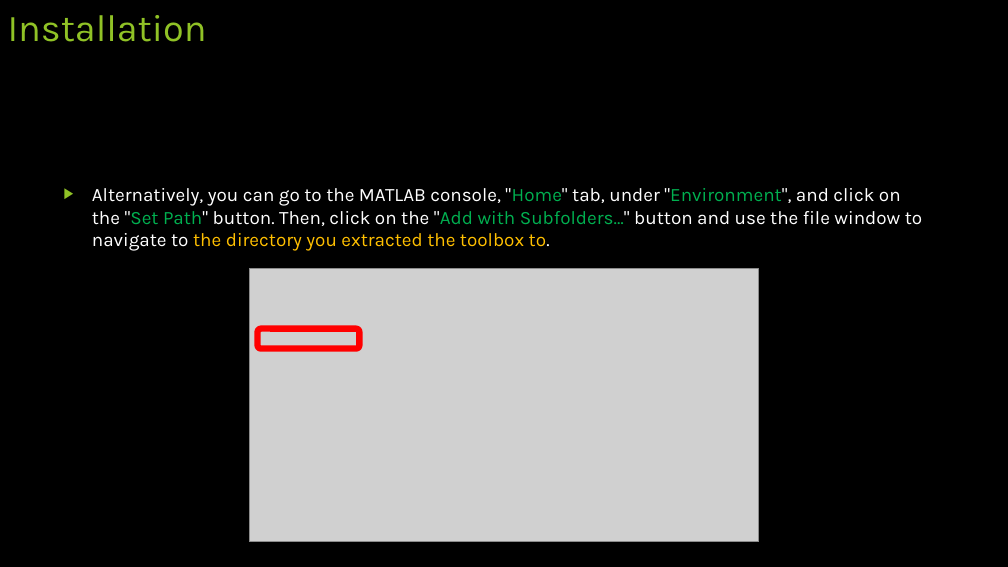
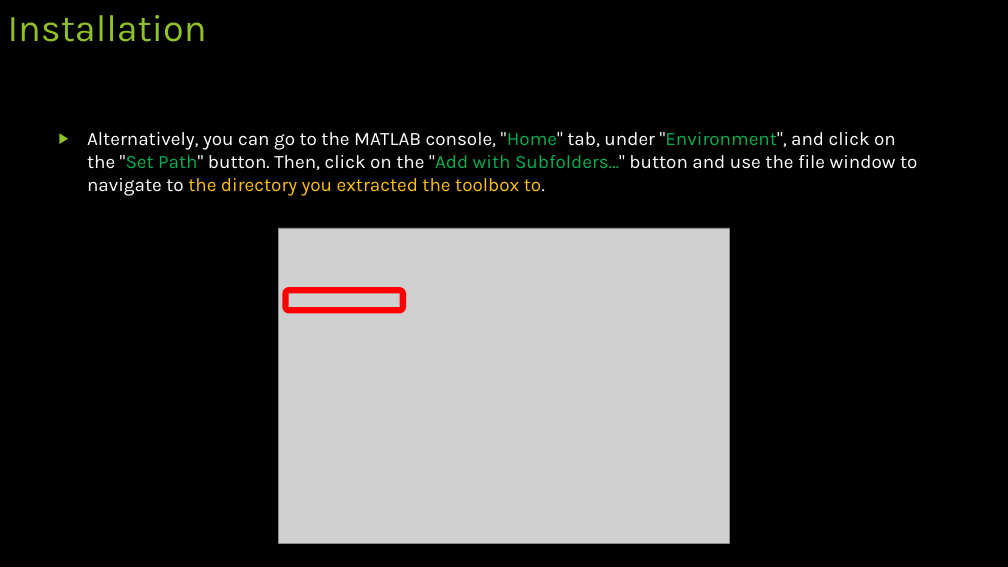
Before and after one commit to WUSTL-ORL/NeuroDOT, a slide deck: slide 4 of NeuroDOT Quick Start Guide.pptx. Drawn at 1008x567 pixels with LibreOffice and Linux fonts; fonts in the diff are those of the drawing; grey boxes stand for pictures. Boxes give left, top, right and bottom in pixels: in the first picture for what was removed or moved away, otherwise in the second. Text is boxed around its words. In the diff, an @@ line names an element or a change of style, - is before the commit and + after.

```diff
--- a/NeuroDOT Quick Start Guide.pptx
+++ b/NeuroDOT Quick Start Guide.pptx
@@ text "Alternatively, you can go to ...": place and size @@
-text "Alternatively, you can go to ..." at [92,188,922,251]
+text "Alternatively, you can go to ..." at [87,132,917,196]
@@ picture: place and size @@
-picture at [250,268,759,541]
+picture at [279,228,730,544]
@@ rounded rectangle: place and size @@
-rounded rectangle at [258,329,360,349]
+rounded rectangle at [286,290,403,310]
```
Also in this commit, not shown: 4 other slides changed, 1 slide added.
